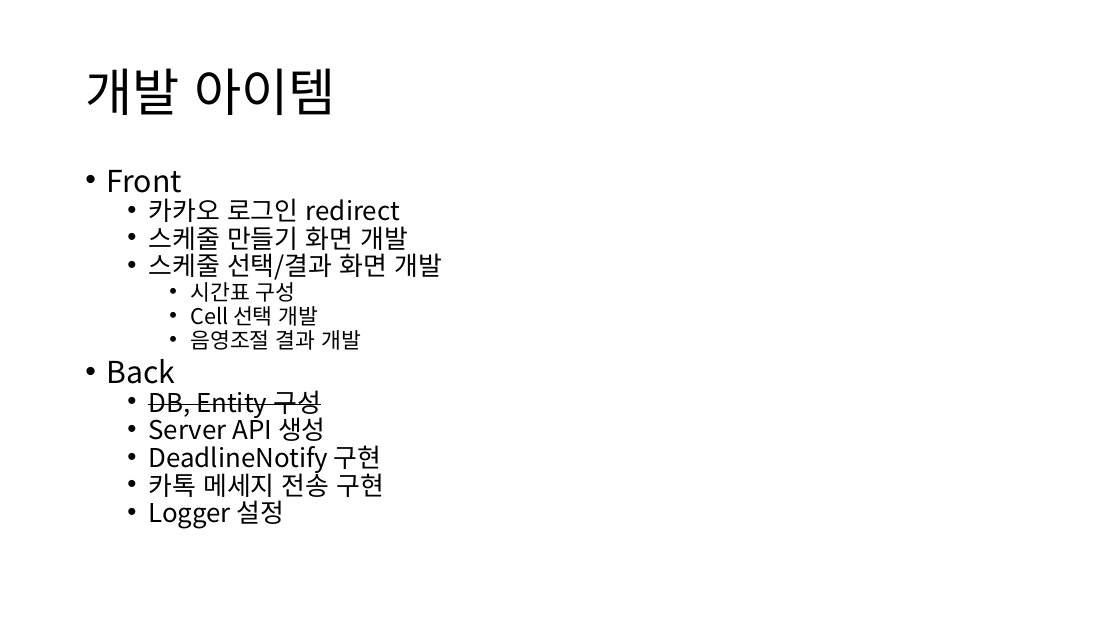
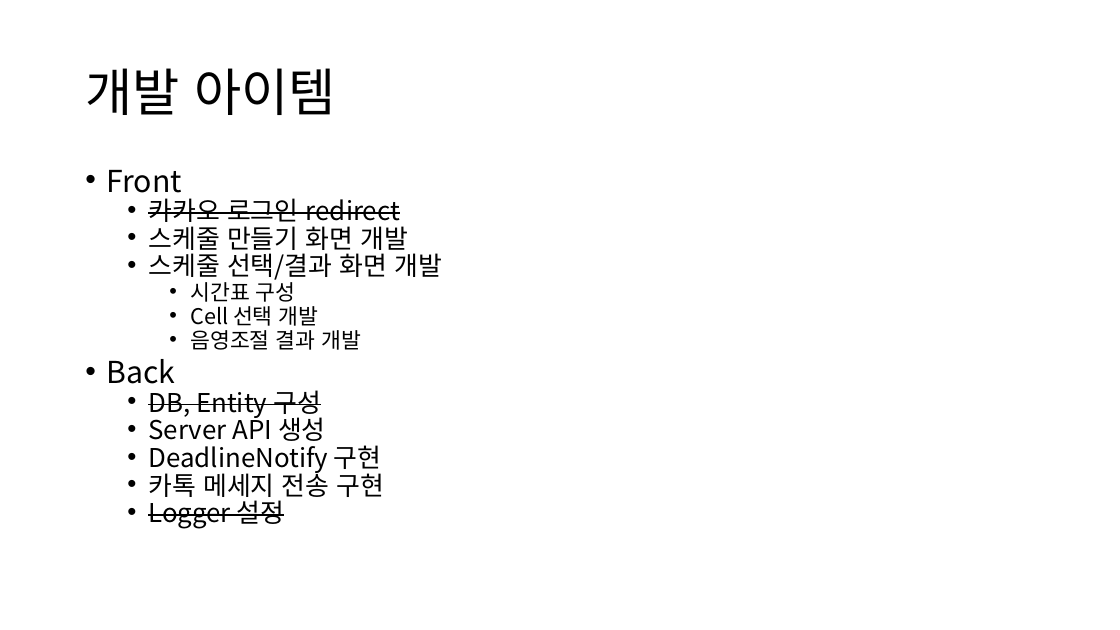
Before and after one commit to YongHaGang/KakaoSchedule, a slide deck: slide 13 of 스케줄 부탁해.pptx. Drawn at 1120x630 pixels with LibreOffice and Linux fonts; fonts in the diff are those of the drawing. Boxes give left, top, right and bottom in pixels: in the first picture for what was removed or moved away, otherwise in the second. Text is boxed around its words. In the diff, an @@ line names an element or a change of style, - is before the commit and + after.

Commit message:
implement redirection to each page
 - remove test code
 - make all property managed in application.properties

```diff
--- a/스케줄 부탁해.pptx
+++ b/스케줄 부탁해.pptx
@@ text at [148, 198, 400, 529]: strikethrough on in "카카오 로그인 redirect", "Logger 설정" @@
```
Also in this commit, not shown: 20 other files.
